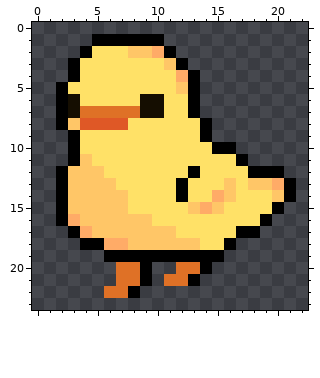
Pixel-art sprite: data/gfx/waddle_left_0.png. This is how it looked before the edit.
The file is 23x24 pixels.
The result:
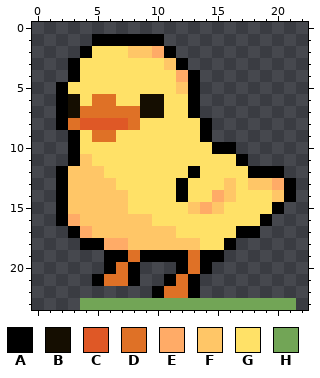
Palette (. is transparent): A #000000  B #150e01  C #df5826  D #df7126  E #ffab67  F #ffc667  G #ffe167  H #72a556
Diff:
@@ x 1..10 @@
  5 .AGGGGGGGG
- 6 .ABGGGGGBB
+ 6 .ABGDDGGBB
  7 .ABDDDDDBB
- 8 .AFCCCCGGG
- 9 ..AGGGGGGG
+ 8 .ADCCCCDGG
+ 9 ..AGDDGGGG
 10 ..AGGGGGGG
@@ x 0..22 @@
 18 ....AAEEFFFFFFGGA......
-19 ......AAAAAAAAAA.......
-20 .......DDA..DDA........
-21 .......DDA.DDA.........
-22 ......DDA..............
-23 .......................
+19 ......AADAAAADAA.......
+20 ......ADA...ADA........
+21 .....ADDA..ADA.........
+22 ..........ADDA.........
+23 ....HHHHHHHHHHHHHHHHHH.
Pixel boxes of the changes (left, top, right, bottom) in both pictures:
changed: (68, 94, 140, 142)
changed: (80, 250, 296, 310)
